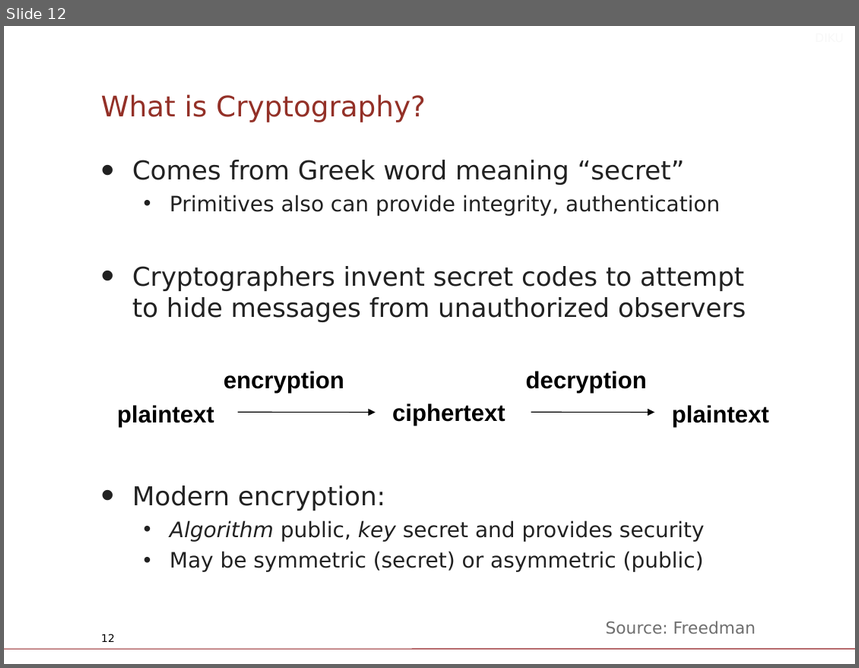
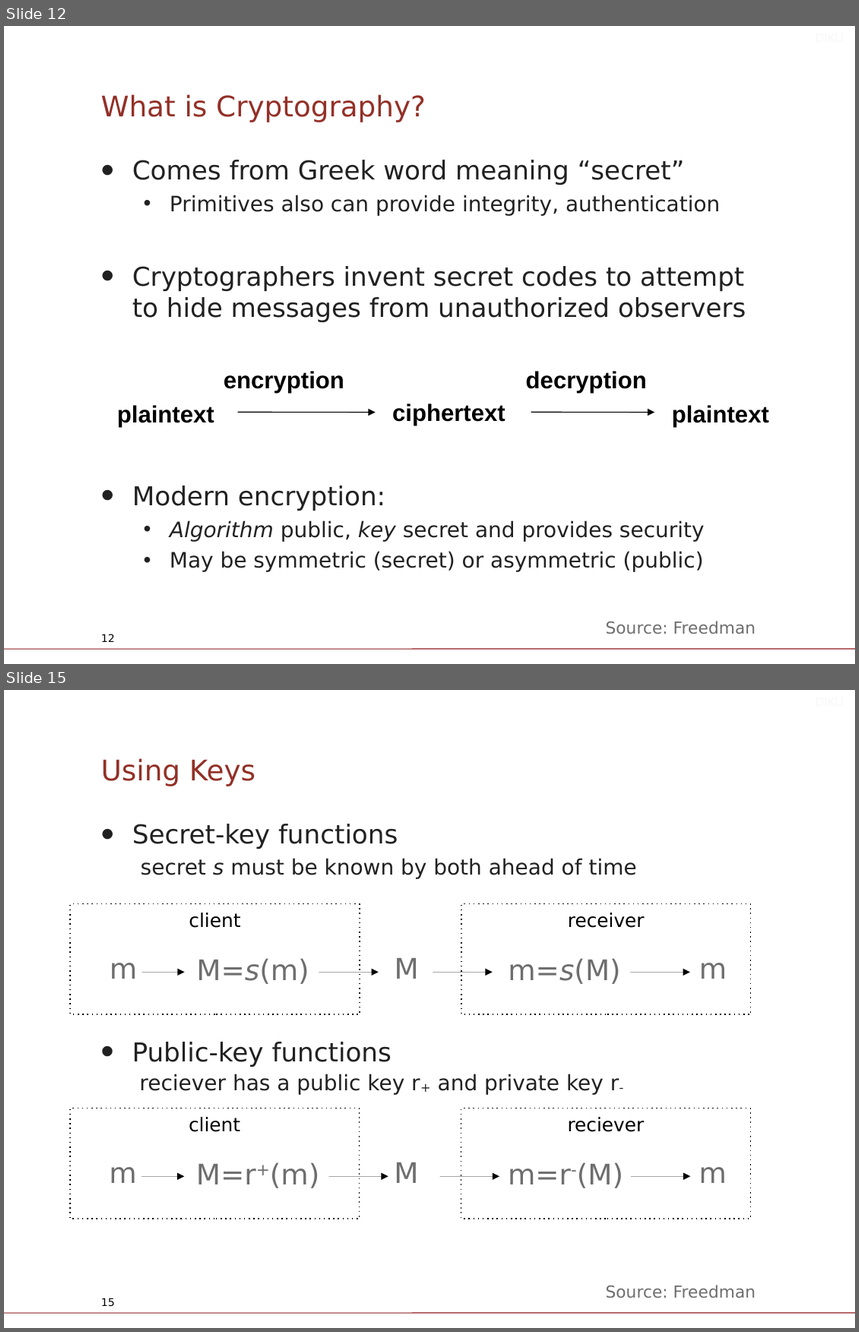
Before and after one commit to diku-compSys/compSys-e2021-pub, a slide deck: lectures/211124_security/slides.odp. Shown one above the other, each under a label of ours: slide 12 before the commit, slides 12 and 15 after it; the slides between them are not shown. The pictures are 859x668 and 859x1332 pixels, drawn with LibreOffice and Linux fonts; fonts in the diff are those of the drawing; background and template pictures are left out. Boxes give left, top, right and bottom in pixels: in the first picture for what was removed or moved away, otherwise in the second. Text is boxed around its words. In the diff, an @@ line names an element or a change of style, - is before the commit and + after.

```diff
--- a/lectures/211124_security/slides.odp
+++ b/lectures/211124_security/slides.odp
@@ slide 15 added at <box>4,690,855,1328</box>, background #FFFFFF; not listed: 1 template element that a slide beside it also shows @@
@@ text added at <box>271,690,853,714</box>, 10 pt, text #F8F8F8 @@
+DIKU
@@ text added at <box>101,758,256,787</box>, 24 pt, text #933027 @@
+Using Keys
@@ text added at <box>132,824,637,879</box>, 18 pt, text #212121 @@
+• Secret-key functions
+  secret s must be known by both ahead of time
@@ rectangle added at <box>70,904,360,1015</box>, outline #000000 0.99 pt dashed, 16 pt, text #000000 @@
+client
@@ rectangle added at <box>461,904,750,1015</box>, outline #000000 0.99 pt dashed, 16 pt, text #000000 @@
+receiver
@@ text added at <box>110,963,137,979</box>, 24 pt, text #6E6E6E @@
+m
@@ text added at <box>196,958,309,984</box>, 24 pt, text #6E6E6E @@
+M=s(m)
@@ text added at <box>395,958,419,979</box>, 24 pt, text #6E6E6E @@
+M
@@ text added at <box>508,958,620,984</box>, 24 pt, text #6E6E6E @@
+m=s(M)
@@ text added at <box>699,963,727,979</box>, 24 pt, text #6E6E6E @@
+m
@@ arrow added from (142, 972) to (184, 972), #000000 0 pt @@
@@ arrow added from (319, 972) to (379, 972), #000000 0 pt @@
@@ arrow added from (433, 972) to (493, 972), #000000 0 pt @@
@@ arrow added from (630, 972) to (690, 972), #000000 0 pt @@
@@ text added at <box>132,1042,620,1095</box>, 18 pt, text #212121 @@
+• Public-key functions
+  reciever has a public key r+ and private key r-
@@ rectangle added at <box>70,1109,360,1220</box>, outline #000000 0.99 pt dashed, 16 pt, text #000000 @@
+client
@@ rectangle added at <box>461,1109,750,1220</box>, outline #000000 0.99 pt dashed, 16 pt, text #000000 @@
+reciever
@@ text added at <box>109,1167,136,1183</box>, 24 pt, text #6E6E6E @@
+m
@@ text added at <box>196,1163,320,1189</box>, 24 pt, text #6E6E6E @@
+M=r+(m)
@@ text added at <box>394,1163,418,1183</box>, 24 pt, text #6E6E6E @@
+M
@@ text added at <box>508,1163,623,1189</box>, 24 pt, text #6E6E6E @@
+m=r-(M)
@@ text added at <box>699,1167,727,1183</box>, 24 pt, text #6E6E6E @@
+m
@@ arrow added from (142, 1177) to (184, 1177), #000000 0 pt @@
@@ arrow added from (329, 1177) to (388, 1177), #000000 0 pt @@
@@ arrow added from (439, 1177) to (500, 1177), #000000 0 pt @@
@@ arrow added from (631, 1177) to (691, 1177), #000000 0 pt @@
@@ page number added at <box>101,1298,115,1307</box>, 9 pt, text #000000 @@
+15
@@ text added at <box>606,1285,756,1299</box>, 14 pt, text #6E6E6E @@
+Source: Freedman
```
Also in this commit, not shown: 14 slides changed, 2 other slides added, 8 slides removed, 1 other file.
